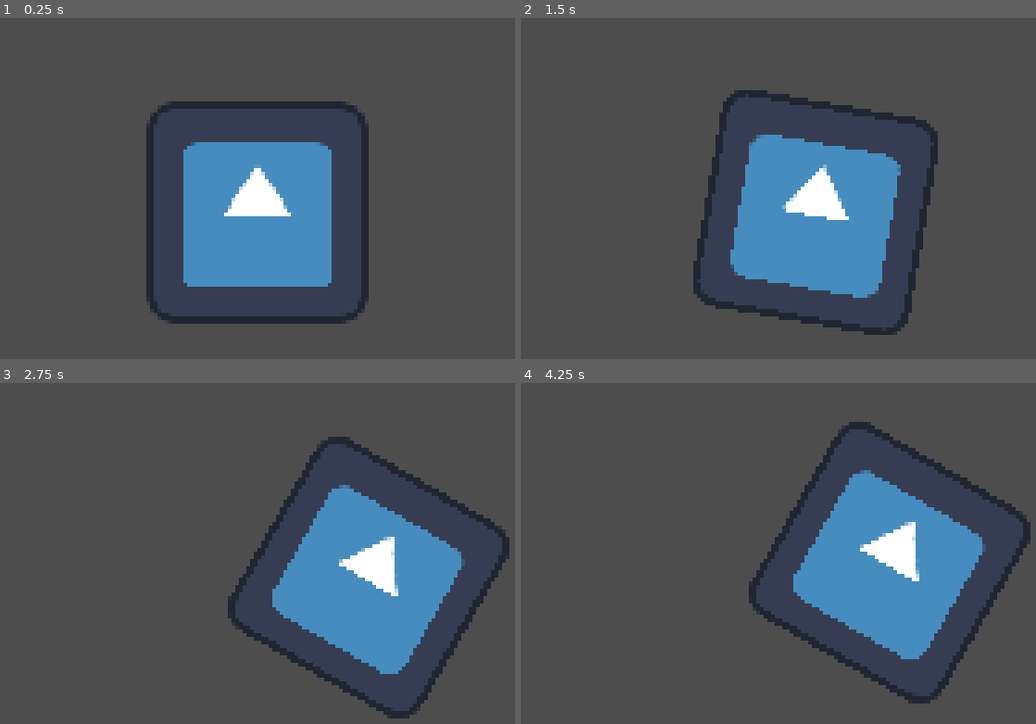
Above: before the commit, frames 1-4 (two rows, left to right).
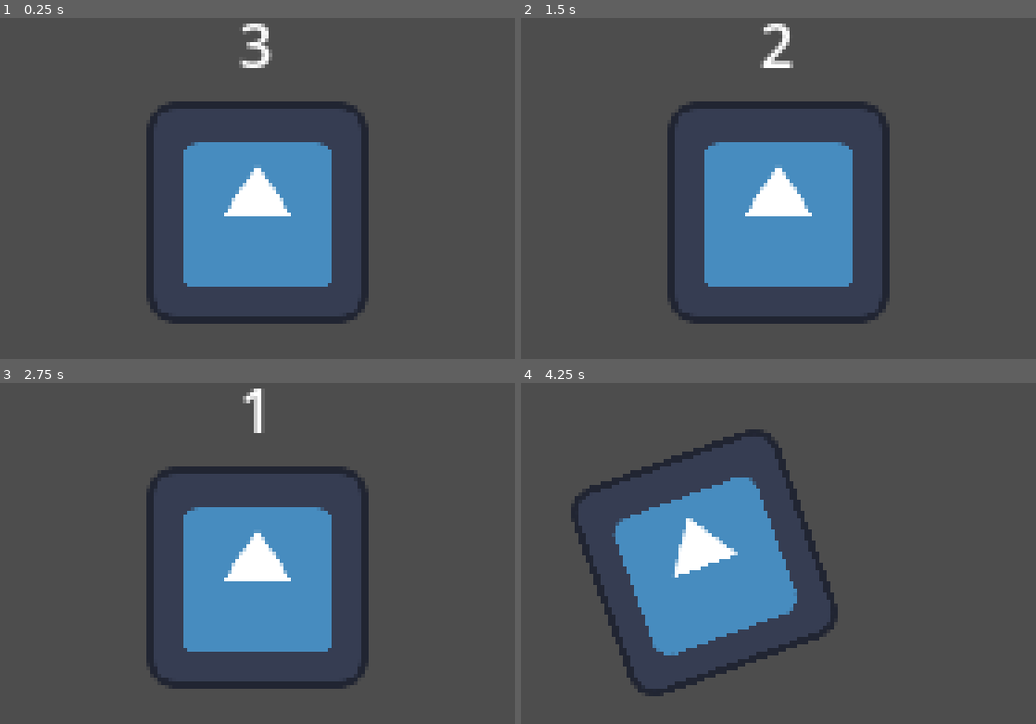
Above: after the commit, the same moments.

Repository: for-ang/go-for-old
Game: Godot game, scene res://scenes/running.tscn
Same seed, same stepped clock (60 frames per second), same inputs: the game is played once before the commit and once after it. The engine's default icon, where the game draws it, is replaced by a stand-in: a white triangle on a blue panel in a dark square.
Inputs:
- Up to frame 1 (0.25 s): no input
- Up to frame 2 (1.5 s): tap Enter at 0.5 s; hold D (RIGHT) 0.53-1.28 s; hold Ctrl (A) 0.53-1.28 s; hold S (DOWN) from 1.28 s (still down); tap Ctrl (A) at 1.35 s
- Up to frame 3 (2.75 s): tap Space at 2 s; release S (DOWN) at 2.03 s; hold D (RIGHT) from 2.03 s (still down); hold Shift (B) from 2.03 s (still down); tap Ctrl (A) at 2.3 s
- Up to frame 4 (4.25 s): tap Enter at 2.75 s; release D (RIGHT) at 2.78 s; release Shift (B) at 2.78 s; hold W (UP) 2.78-3.53 s; tap Ctrl (A) at 2.85 s; tap Space at 3.5 s; hold A (LEFT) from 3.53 s (still down); hold Ctrl (A) from 3.53 s (still down)

The runs differ from the first frame. In frame 1, 0.4% of the frame differs, in the area x 46-53%, y 1-15%; in frame 2, 14%; in frame 3, 24%; in frame 4, 30%, in the area x 9-99%, y 11-95%.

Commit message:
update idk

Diff:
--- a/project.godot
+++ b/project.godot
@@ -73,3 +73,4 @@
 rendering_device/driver.windows="d3d12"
 renderer/rendering_method="gl_compatibility"
 renderer/rendering_method.mobile="gl_compatibility"
+2d/snap/snap_2d_transforms_to_pixel=true
--- /dev/null
+++ b/scenes/game.tscn
@@ -0,0 +1,11 @@
+[gd_scene format=3 uid="uid://c7q4ccwq4g5t0"]
+
+[ext_resource type="Script" uid="uid://dwmn5hudbnn4p" path="res://scripts/game.gd" id="1_yqjtg"]
+[ext_resource type="Texture2D" uid="uid://ofmbn8nqv8ud" path="res://sprites/TEMPSTART.png" id="2_lnu2h"]
+
+[node name="game" type="Node2D" unique_id=114375744]
+script = ExtResource("1_yqjtg")
+
+[node name="TEMPSTART" type="Sprite2D" parent="." unique_id=1737268734]
+position = Vector2(80, 72)
+texture = ExtResource("2_lnu2h")
--- a/scenes/running.tscn
+++ b/scenes/running.tscn
@@ -27,8 +27,20 @@
 offset_bottom = 89.0
 text = "FELLED OFF!! D:"
 
+[node name="Count" type="Label" parent="." unique_id=1706882142]
+offset_left = 60.0
+offset_top = 36.0
+offset_right = 100.0
+offset_bottom = 59.0
+text = "3"
+horizontal_alignment = 1
+
 [node name="TiltTimer" type="Timer" parent="." unique_id=1964173117]
 wait_time = 2.0
 autostart = true
 
+[node name="StartTimer" type="Timer" parent="." unique_id=1317938090]
+autostart = true
+
 [connection signal="timeout" from="TiltTimer" to="." method="_on_tilt_timer_timeout"]
+[connection signal="timeout" from="StartTimer" to="." method="_on_start_timer_timeout"]
--- a/scenes/shooting.tscn
+++ b/scenes/shooting.tscn
@@ -4,9 +4,6 @@
 [ext_resource type="Texture2D" uid="uid://dmw2hnldxeiok" path="res://sprites/CROSSHAIR.png" id="2_flpu0"]
 [ext_resource type="Script" uid="uid://b2fc2k7t75dwh" path="res://scripts/crosshair.gd" id="3_flpu0"]
 [ext_resource type="Texture2D" uid="uid://xsijjchv7xrl" path="res://sprites/Target_logo.svg.webp" id="3_qu8ou"]
-
-[sub_resource type="CircleShape2D" id="CircleShape2D_1usye"]
-radius = 9.0
 
 [sub_resource type="CircleShape2D" id="CircleShape2D_mjm1t"]
 radius = 19.0
@@ -17,13 +14,40 @@
 [sub_resource type="CircleShape2D" id="CircleShape2D_jcyov"]
 radius = 58.137768
 
+[sub_resource type="CircleShape2D" id="CircleShape2D_1usye"]
+radius = 9.0
+
 [node name="shooting" type="Node2D" unique_id=1324489357]
 script = ExtResource("1_flpu0")
 
-[node name="Sprite2D" type="Sprite2D" parent="." unique_id=913782104]
+[node name="Target" type="Sprite2D" parent="." unique_id=913782104]
 position = Vector2(80, 80)
 scale = Vector2(0.135, 0.135)
 texture = ExtResource("3_qu8ou")
+
+[node name="CENTER" type="Area2D" parent="Target" unique_id=1802285419]
+position = Vector2(-592.5926, -592.5926)
+scale = Vector2(7.4074073, 7.4074073)
+
+[node name="CollisionShape2D" type="CollisionShape2D" parent="Target/CENTER" unique_id=605322335]
+position = Vector2(80, 63)
+shape = SubResource("CircleShape2D_mjm1t")
+
+[node name="MID" type="Area2D" parent="Target" unique_id=1492899521]
+position = Vector2(-592.5926, -592.5926)
+scale = Vector2(7.4074073, 7.4074073)
+
+[node name="CollisionShape2D" type="CollisionShape2D" parent="Target/MID" unique_id=25626049]
+position = Vector2(80, 63)
+shape = SubResource("CircleShape2D_gyhgo")
+
+[node name="OUTER" type="Area2D" parent="Target" unique_id=2038260910]
+position = Vector2(-592.5926, -592.5926)
+scale = Vector2(7.4074073, 7.4074073)
+
+[node name="CollisionShape2D" type="CollisionShape2D" parent="Target/OUTER" unique_id=94653799]
+position = Vector2(80, 63)
+shape = SubResource("CircleShape2D_jcyov")
 
 [node name="crosshair" type="CharacterBody2D" parent="." unique_id=1979071095]
 script = ExtResource("3_flpu0")
@@ -38,24 +62,6 @@
 wait_time = 0.2
 autostart = true
 
-[node name="CENTER" type="Area2D" parent="." unique_id=1802285419]
-
-[node name="CollisionShape2D" type="CollisionShape2D" parent="CENTER" unique_id=605322335]
-position = Vector2(80, 63)
-shape = SubResource("CircleShape2D_mjm1t")
-
-[node name="MID" type="Area2D" parent="." unique_id=1492899521]
-
-[node name="CollisionShape2D" type="CollisionShape2D" parent="MID" unique_id=25626049]
-position = Vector2(80, 63)
-shape = SubResource("CircleShape2D_gyhgo")
-
-[node name="OUTER" type="Area2D" parent="." unique_id=2038260910]
-
-[node name="CollisionShape2D" type="CollisionShape2D" parent="OUTER" unique_id=94653799]
-position = Vector2(80, 63)
-shape = SubResource("CircleShape2D_jcyov")
-
 [node name="ScoreLabel" type="Label" parent="." unique_id=1941363111]
 offset_right = 40.0
 offset_bottom = 23.0
@@ -69,10 +75,10 @@
 horizontal_alignment = 2
 vertical_alignment = 1
 
+[connection signal="body_entered" from="Target/CENTER" to="." method="_on_area_2d_body_entered"]
+[connection signal="body_exited" from="Target/CENTER" to="." method="_on_area_2d_body_exited"]
+[connection signal="body_entered" from="Target/MID" to="." method="_on_mid_body_entered"]
+[connection signal="body_exited" from="Target/MID" to="." method="_on_mid_body_exited"]
+[connection signal="body_entered" from="Target/OUTER" to="." method="_on_outer_body_entered"]
+[connection signal="body_exited" from="Target/OUTER" to="." method="_on_outer_body_exited"]
 [connection signal="timeout" from="crosshair/ShakeTimer" to="crosshair" method="_on_shake_timer_timeout"]
-[connection signal="body_entered" from="CENTER" to="." method="_on_area_2d_body_entered"]
-[connection signal="body_exited" from="CENTER" to="." method="_on_area_2d_body_exited"]
-[connection signal="body_entered" from="MID" to="." method="_on_mid_body_entered"]
-[connection signal="body_exited" from="MID" to="." method="_on_mid_body_exited"]
-[connection signal="body_entered" from="OUTER" to="." method="_on_outer_body_entered"]
-[connection signal="body_exited" from="OUTER" to="." method="_on_outer_body_exited"]
--- /dev/null
+++ b/scripts/game.gd
@@ -0,0 +1,16 @@
+extends Node2D
+
+var started = 0
+
+func _process(_float):
+	if Input.is_action_just_pressed("A") and started == 0:
+		$TEMPSTART.hide()
+		started = 1
+		var scene = preload("res://scenes/running.tscn")
+		var instance = scene.instantiate()
+		add_child(instance)
+
+func load_boxing():
+	var scene = preload("res://scenes/boxing.tscn")
+	var instance = scene.instantiate()
+	add_child(instance)
--- a/scripts/running.gd
+++ b/scripts/running.gd
@@ -2,10 +2,15 @@
 
 var prog = 0
 var tilt = 0
+var countdown = 3
 
 @onready var player: Sprite2D = $Player
 @onready var finish: Label = $Finish
 @onready var over: Label = $Over
+@onready var count: Label = $Count
+@onready var game: Node2D = $"."
+
+
 
 func _ready():
 	player.position.x = 80
@@ -13,15 +18,15 @@
 	over.hide()
 
 func _physics_process(_delta: float):
-	#run (w/ sprite movement)
-	if Input.is_action_just_pressed("A"):
-		prog += 1
-		player.position.y -= 4
-		if prog == 50:
-			player.hide()
-			finish.show()
-	if Input.is_action_just_released("A"):
-		player.position.y += 4
+	count.text = str(countdown)
+	if countdown == 0:
+		count.hide()
+		#run (w/ sprite movement)
+		if Input.is_action_just_pressed("A"):
+			prog += 1
+			player.position.y -= 4
+		if Input.is_action_just_released("A"):
+			player.position.y += 4
 
 	#manual tilt
 	if Input.is_action_just_pressed("LEFT"):
@@ -29,20 +34,26 @@
 	if Input.is_action_just_pressed("RIGHT"):
 		tilt_right()
 
+func _process(_float):
 	#game over conditions
+	if prog >= 50:
+		player.hide()
+		finish.show()
 	if tilt <= -4 or tilt >= 4:
 		player.hide()
 		over.show()
 
 #tilt direction functions
 func tilt_left():
-	player.position.x -= 10
-	player.rotation_degrees -= 10
-	tilt -= 1
+	if countdown == 0:
+		player.position.x -= 10
+		player.rotation_degrees -= 10
+		tilt -= 1
 func tilt_right():
-	player.position.x += 10
-	player.rotation_degrees += 10
-	tilt += 1
+	if countdown == 0:
+		player.position.x += 10
+		player.rotation_degrees += 10
+		tilt += 1
 
 #automatic tilt
 func _on_tilt_timer_timeout():
@@ -51,3 +62,7 @@
 		tilt_left()
 	elif tilt == 0 and rand == 1 or tilt >= 1:
 		tilt_right()
+
+func _on_start_timer_timeout():
+	if countdown > 0:
+		countdown -= 1
Not shown, added: scripts/game.gd.uid
Binary file added: sprites/TEMPSTART.png
Not shown, added: sprites/TEMPSTART.png.import
